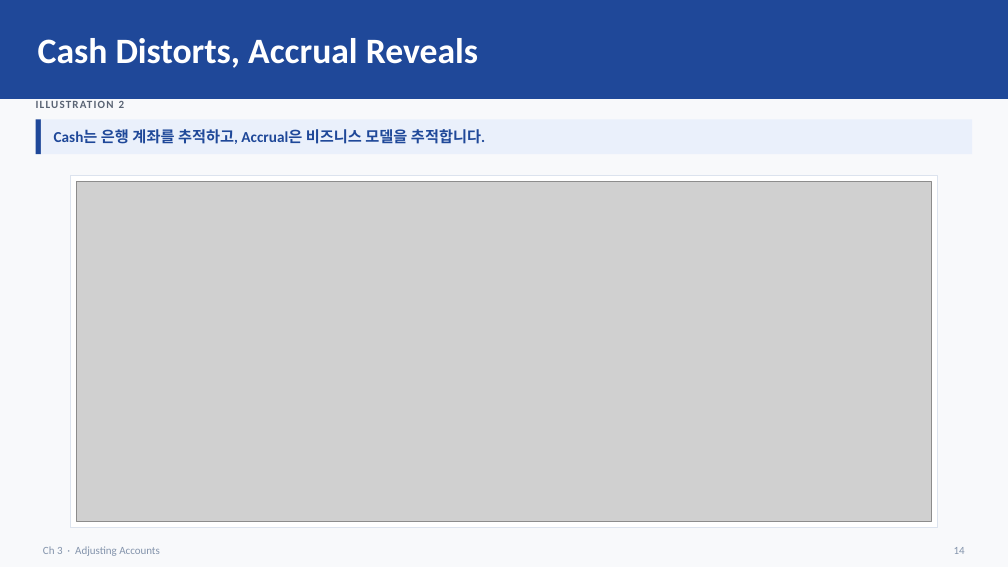
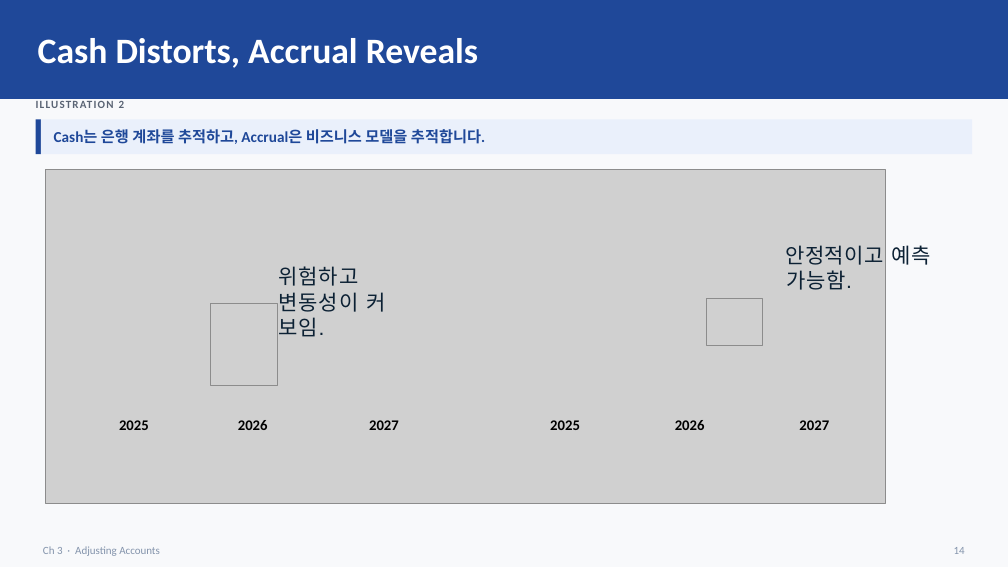
Before and after one commit to keejae/financial-accounting, a slide deck: slide 14 of files/week2/korean/Wk2_L5_slides.pptx. Drawn at 1008x567 pixels with LibreOffice and Linux fonts; fonts in the diff are those of the drawing; grey boxes stand for pictures. Boxes give left, top, right and bottom in pixels: in the first picture for what was removed or moved away, otherwise in the second. Text is boxed around its words. In the diff, an @@ line names an element or a change of style, - is before the commit and + after.

```diff
--- a/files/week2/korean/Wk2_L5_slides.pptx
+++ b/files/week2/korean/Wk2_L5_slides.pptx
@@ picture: place and size @@
-picture at [76,181,931,522]
+picture at [45,169,885,504]
@@ rectangle removed at [70,175,937,528] @@
@@ group added at [119,245,930,430]: 3 texts, 2 pictures @@
+위험하고 변동성이 커 보임.
+안정적이고 예측 가능함.
+2025 2026 2027 2025 2026 2027
```
Also in this commit, not shown: 3 other slides changed, 3 slides added.
